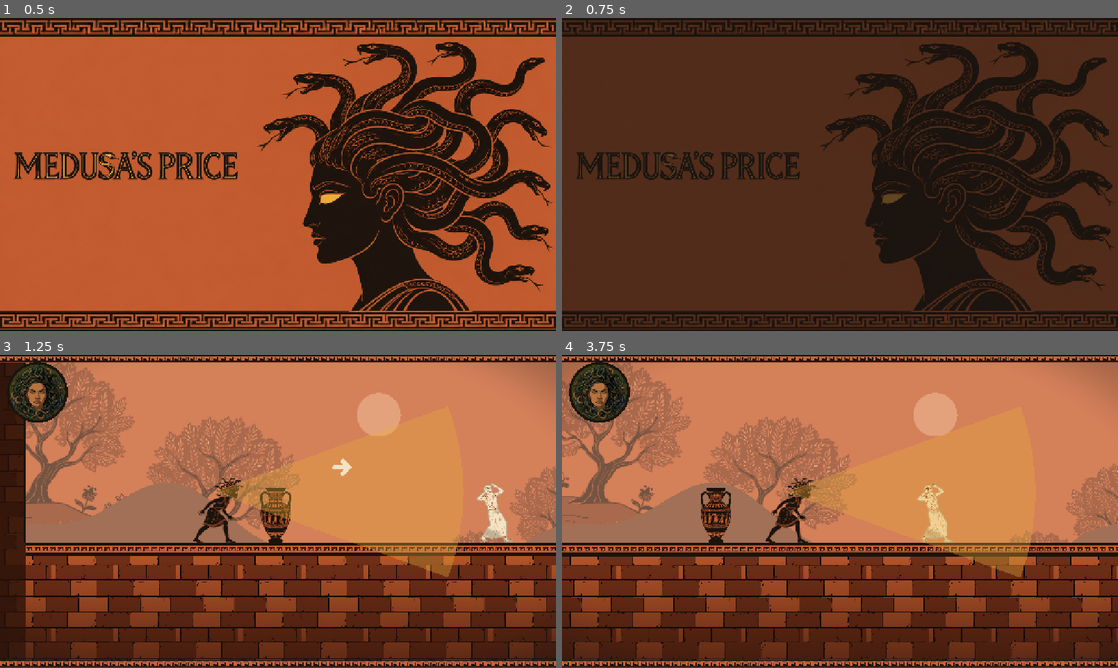
Above: before the commit, frames 1-4 (two rows, left to right).
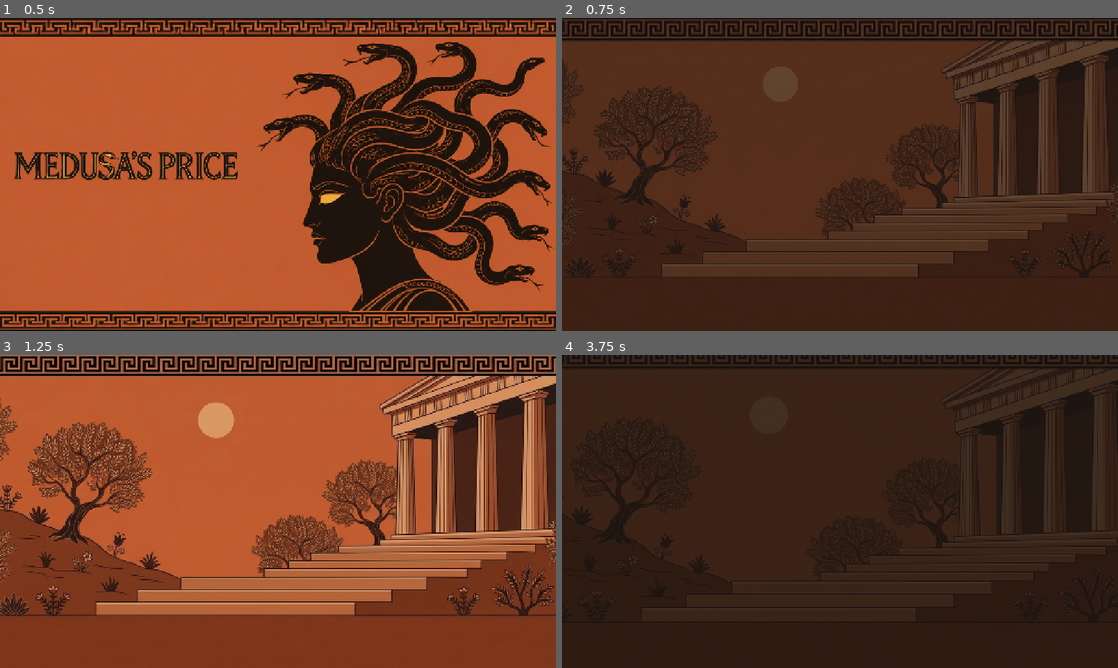
Above: after the commit, the same moments.

Repository: sphilius/medusas-price
Game: Godot game, scene res://scenes/flow/intro.tscn
Two runs of this game, one before a commit and one after it. Both use one fixed random seed, a clock stepped at 60 frames per second and the inputs below.
Inputs (mouse positions are in pixels of both pictures, inside the frame that each line leads up to):
- Up to frame 1 (0.5 s): no input
- Up to frame 2 (0.75 s): tap Enter at 0.5 s; move the mouse to (962, 158) at 0.52 s; hold D (move_right) from 0.53 s (still down); hold K (gaze) from 0.53 s (still down); click (962, 158) at 0.67 s
- Up to frame 3 (1.25 s): keep holding D (move_right); keep holding K (gaze); tap Space (jump) at 0.77, 1.07 s; tap Shift (run) at 0.8 s
- Up to frame 4 (3.75 s): release D (move_right) at 1.25 s; release K (gaze) at 1.25 s; drag from (728, 527) to (812, 574) at 1.27 s; move the mouse to (895, 442) at 2.02 s; hold D (move_right) 2.03-2.75 s; hold J (whip) 2.03-2.75 s; tap Space (jump) at 2.3 s; drag from (812, 574) to (673, 464) at 2.77 s; move the mouse to (1006, 558) at 3.52 s; hold A (move_left) from 3.53 s (still down); hold K (gaze) from 3.53 s (still down)

Frame 1 is identical in both runs. In frame 2, 34% of the frame differs, in the area x 0-100%, y 0-100%; in frame 3, 87%; in frame 4, 94%.

Commit message:
Add the wordless story reel and painted transitions between levels
After the title card: temple, the gorgon's eye, the heroes' charge, the
petrifying gaze, then the portrait aging through all five stages (the core
rule, shown not told). Skippable after 2 s. Each later level opens with its
painting rising out of the dark.

Co-Authored-By: Claude Opus 5.5 <noreply@anthropic.com>

Diff:
--- a/autoload/balance.gd
+++ b/autoload/balance.gd
@@ -130,6 +130,27 @@
 const SFX_MIX_RATE: int = 22050
 ## Music (autoload Music): stage loops by number, the extras, their scene indexes in
 ## GameFlow.ORDER, the playing and silent volumes (dB), and the crossfade time (s).
+# --- Story reel (scripts/story_reel.gd) and level transitions (GameFlow) ---
+## The panels in order: picture, seconds on screen, zoom and pan (px) at start and end,
+## and an optional sound. The portrait-aging beat follows them.
+const STORY_PANELS: Array[Dictionary] = [
+	{"path": "res://art/story/panel_1_temple.png", "seconds": 3.5, "zoom_from": 1.0, "zoom_to": 1.08, "pan_from": Vector2.ZERO, "pan_to": Vector2(-20, 0)},
+	{"path": "res://art/story/panel_2_gorgon.png", "seconds": 3.0, "zoom_from": 1.0, "zoom_to": 1.3, "pan_from": Vector2.ZERO, "pan_to": Vector2(-60, 40), "sound": "hiss"},
+	{"path": "res://art/story/panel_3_heroes.png", "seconds": 3.5, "zoom_from": 1.12, "zoom_to": 1.12, "pan_from": Vector2(60, 0), "pan_to": Vector2(-60, 0)},
+	{"path": "res://art/story/panel_4_gaze.png", "seconds": 3.5, "zoom_from": 1.15, "zoom_to": 1.0, "pan_from": Vector2.ZERO, "pan_to": Vector2.ZERO, "sound": "petrify"},
+]
+## Seconds per portrait stage in the aging beat, fade time (s), and the skip delay (s).
+const STORY_PORTRAIT_STEP_S: float = 0.9
+const STORY_FADE_S: float = 0.6
+const STORY_SKIP_AFTER: float = 2.0
+## Between levels: the painting shown before each GameFlow index, its seconds and zoom.
+const TRANSITION_PANELS: Dictionary = {
+	2: "res://art/bg/level_2_bg.png",
+	3: "res://art/bg/level_3_bg.png",
+	4: "res://art/bg/level_4_bg.png",
+}
+const TRANSITION_S: float = 2.4
+const TRANSITION_ZOOM: float = 1.08
 const MUSIC_STAGE_PATH: String = "res://audio/music/stage_%d.ogg"
 const MUSIC_BOSS_PATH: String = "res://audio/music/boss.ogg"
 const MUSIC_ENDING_PATH: String = "res://audio/music/ending.ogg"
--- a/autoload/game_flow.gd
+++ b/autoload/game_flow.gd
@@ -91,6 +91,10 @@
 	var out: Tween = create_tween()
 	out.tween_property(_fade, "modulate:a", 1.0, Balance.FADE_OUT_S)
 	await out.finished
+	# Between levels: the next level's painting rises out of the dark and drifts,
+	# then sinks back, before the level itself fades in (wordless "chapter" beat).
+	if Balance.TRANSITION_PANELS.has(index):
+		await _transition_panel(Balance.TRANSITION_PANELS[index])
 	get_tree().change_scene_to_file(ORDER[index])
 	# The new scene is in the tree a frame later.
 	await get_tree().process_frame
@@ -100,6 +104,29 @@
 	back.tween_property(_fade, "modulate:a", 0.0, Balance.FADE_IN_S)
 	await back.finished
 	_changing = false
+
+
+## Show one painting over the black fade: fade up, slow push-in, fade down. `await`
+## on the tween's `finished` signal waits for it without freezing the game.
+func _transition_panel(path: String) -> void:
+	if not ResourceLoader.exists(path):
+		return
+	var panel := TextureRect.new()
+	panel.texture = load(path)
+	panel.expand_mode = TextureRect.EXPAND_IGNORE_SIZE
+	panel.stretch_mode = TextureRect.STRETCH_KEEP_ASPECT_COVERED
+	panel.size = get_viewport().get_visible_rect().size
+	panel.pivot_offset = panel.size * 0.5
+	panel.modulate.a = 0.0
+	_fade.get_parent().add_child(panel)  # on the fade's layer, above the black
+	var drift := create_tween()
+	drift.tween_property(panel, "scale", Vector2.ONE * Balance.TRANSITION_ZOOM, Balance.TRANSITION_S)
+	var show := create_tween()
+	show.tween_property(panel, "modulate:a", 1.0, Balance.STORY_FADE_S)
+	show.tween_interval(Balance.TRANSITION_S - Balance.STORY_FADE_S * 2.0)
+	show.tween_property(panel, "modulate:a", 0.0, Balance.STORY_FADE_S)
+	await show.finished
+	panel.queue_free()
 
 
 ## Debug builds: keys 1 to 5 jump to the temple, cliffs, cave, boss and run vase.
--- a/scenes/flow/intro.tscn
+++ b/scenes/flow/intro.tscn
@@ -6,3 +6,4 @@
 script = ExtResource("1_card")
 art = "res://art/cards/title.png"
 logo = "res://art/cards/logo.png"
+play_story = true
--- a/scripts/flow_card.gd
+++ b/scripts/flow_card.gd
@@ -21,6 +21,11 @@
 ## Seconds since the card appeared.
 var _age: float = 0.0
 
+## The title card sets this in intro.tscn: the first key press plays the story reel
+## (scripts/story_reel.gd) before level 1 instead of going straight there.
+@export var play_story: bool = false
+var _story_started: bool = false
+
 
 func _ready() -> void:
 	if _add_art():
@@ -38,7 +43,14 @@
 
 ## Any key, button or touch moves on. _unhandled_input only sees input nothing else used.
 func _unhandled_input(event: InputEvent) -> void:
-	if _age < INPUT_DELAY_S or not event.is_pressed() or event.is_echo():
+	if _age < INPUT_DELAY_S or not event.is_pressed() or event.is_echo() or _story_started:
+		return
+	if play_story:
+		# Play the reel; its `finished` signal (connect) moves on to level 1.
+		_story_started = true
+		var reel := StoryReel.new()
+		reel.finished.connect(GameFlow.next_level)
+		add_child(reel)
 		return
 	GameFlow.next_level()
 
--- /dev/null
+++ b/scripts/story_reel.gd
@@ -0,0 +1,110 @@
+## story_reel.gd (built in code by flow_card.gd on the title card; not a scene)
+## Purpose: the wordless 20-second story told in panels, played after the player first
+## presses a key on the title card. Each panel fades up from black, drifts slowly (a
+## "Ken Burns" push-in or pan) and fades back to black:
+##   1 the empty temple at noon      2 the gorgon's golden eye (her snakes hiss)
+##   3 the heroes charge the steps   4 her gaze turns a soldier to stone
+##   5 the price: the portrait ages through all five stages, crackling at each step.
+## Panel 5 teaches the core rule without words: every petrification ages her portrait.
+## Jump, whip or gaze skips it after STORY_SKIP_AFTER seconds. When it ends (or is
+## skipped) it emits `finished`, and the title card moves on to level 1.
+class_name StoryReel
+extends CanvasLayer
+
+## Emitted once when the reel ends or is skipped.
+signal finished
+
+## The panel being shown (a TextureRect that is moved and scaled by tweens).
+var _panel: TextureRect = null
+var _age: float = 0.0
+var _done: bool = false
+## The running sequence (kept so a skip can stop it).
+var _sequence: Tween = null
+
+
+## Builds a black backdrop and the panel, then chains every beat into one Tween:
+## each tween_callback runs a function at its moment, tween_interval waits.
+func _ready() -> void:
+	layer = Balance.HUD_LAYER + 5  # above everything on the title card
+	process_mode = Node.PROCESS_MODE_ALWAYS
+	var black := ColorRect.new()
+	black.color = Balance.COLOR_BLACK
+	black.set_anchors_preset(Control.PRESET_FULL_RECT)
+	black.size = Vector2(1280, 720)
+	add_child(black)
+	_panel = TextureRect.new()
+	_panel.expand_mode = TextureRect.EXPAND_IGNORE_SIZE
+	_panel.stretch_mode = TextureRect.STRETCH_KEEP_ASPECT_CENTERED
+	# Anchored to the whole screen (not a fixed size), so it always fills the view.
+	_panel.set_anchors_preset(Control.PRESET_FULL_RECT)
+	add_child(_panel)
+	_sequence = create_tween()
+	for beat: Dictionary in Balance.STORY_PANELS:
+		_sequence.tween_callback(_show.bind(beat))
+		_sequence.tween_interval(float(beat["seconds"]))
+	_sequence.tween_callback(_portrait_aging)
+	_sequence.tween_interval(Balance.STORY_PORTRAIT_STEP_S * Balance.PORTRAIT_STAGE_COUNT + Balance.STORY_FADE_S)
+	_sequence.tween_callback(_finish)
+
+
+## One panel: set its picture, fade it up, drift from `from` to `to` (scale, offset in
+## px), fade it down at the end. The drift runs the whole time the panel is up.
+func _show(beat: Dictionary) -> void:
+	if not ResourceLoader.exists(beat["path"]):
+		return
+	_panel.texture = load(beat["path"])
+	_panel.pivot_offset = _panel.size * 0.5  # zoom around the middle of the screen
+	var seconds: float = beat["seconds"]
+	_panel.modulate.a = 0.0
+	_panel.scale = Vector2.ONE * float(beat["zoom_from"])
+	_panel.position = beat["pan_from"]
+	var drift := create_tween().set_parallel(true)
+	drift.tween_property(_panel, "scale", Vector2.ONE * float(beat["zoom_to"]), seconds)
+	drift.tween_property(_panel, "position", beat["pan_to"], seconds)
+	var fade := create_tween()
+	fade.tween_property(_panel, "modulate:a", 1.0, Balance.STORY_FADE_S)
+	fade.tween_interval(maxf(seconds - Balance.STORY_FADE_S * 2.0, 0.0))
+	fade.tween_property(_panel, "modulate:a", 0.0, Balance.STORY_FADE_S)
+	if beat.has("sound"):
+		Fx.play(StringName(beat["sound"]))
+
+
+## The last beat: the portrait, centred, aging stage by stage with a crack each time.
+func _portrait_aging() -> void:
+	_panel.pivot_offset = _panel.size * 0.5
+	_panel.scale = Vector2.ONE * 0.6
+	_panel.position = Vector2.ZERO
+	var fade := create_tween()
+	for stage in range(1, Balance.PORTRAIT_STAGE_COUNT + 1):
+		fade.tween_callback(func() -> void:
+			if ResourceLoader.exists(Balance.PORTRAIT_TEXTURES[stage - 1]):
+				_panel.texture = load(Balance.PORTRAIT_TEXTURES[stage - 1])
+			_panel.modulate.a = 1.0
+			if stage > 1:
+				Fx.play(&"crack_portrait", 1.0 - stage * 0.06))
+		fade.tween_interval(Balance.STORY_PORTRAIT_STEP_S)
+	fade.tween_property(_panel, "modulate:a", 0.0, Balance.STORY_FADE_S)
+
+
+## Counts how long the reel has played (for the skip delay).
+func _process(delta: float) -> void:
+	_age += delta
+
+
+## Jump, whip or gaze skips the reel once it has played for STORY_SKIP_AFTER seconds.
+func _input(event: InputEvent) -> void:
+	if _done or _age < Balance.STORY_SKIP_AFTER:
+		return
+	if event.is_action_pressed(&"jump") or event.is_action_pressed(&"whip") or event.is_action_pressed(&"gaze"):
+		get_viewport().set_input_as_handled()
+		_finish()
+
+
+## End once: stop the sequence and tell the title card (the `finished` signal).
+func _finish() -> void:
+	if _done:
+		return
+	_done = true
+	if _sequence != null:
+		_sequence.kill()
+	finished.emit()
--- a/tools/sim_levels.gd
+++ b/tools/sim_levels.gd
@@ -74,7 +74,7 @@
 	var level: LevelBase = (load("res://scenes/levels/level_1_temple.tscn") as PackedScene).instantiate()
 	add_child(level)
 	await get_tree().physics_frame
-	var victim: Statue = level.get_node("VictimStatue")
+	var victim: Statue = level.get_node("VictimPush")  # the forecourt statue (build_levels.gd)
 	_check(victim.is_in_group(&"statues") and victim.state == Statue.State.INTACT, "victim starts intact, in statues group")
 	victim.whip_hit()
 	_check(victim.state == Statue.State.CRACKED, "victim cracks on first hit")
@@ -98,7 +98,8 @@
 	_check(GameFlow.current_index == 1 and RunLedger.level == 1, "flow index and ledger level = 1")
 
 	Events.level_exit_reached.emit()
-	await get_tree().create_timer(1.5).timeout
+	# The cliffs have a painted transition panel first (Balance.TRANSITION_S).
+	await get_tree().create_timer(1.5 + Balance.TRANSITION_S).timeout
 	_check(GameFlow.current_index == 2, "exit signal moves on to the cliffs")
 	var ends: Array = RunLedger.events_of("level_end")
 	_check(ends.size() == 1 and ends[0]["data"]["name"] == "level_1_temple" and ends[0]["data"]["seconds"] >= 0.0, "level_end logged with time")
@@ -109,7 +110,7 @@
 	key.keycode = KEY_4
 	key.pressed = true
 	GameFlow._unhandled_input(key)
-	await get_tree().create_timer(1.5).timeout
+	await get_tree().create_timer(1.5 + Balance.TRANSITION_S).timeout  # the boss has a panel too
 	_check(GameFlow.current_index == 4, "key 4 skips to the boss")
 
 	# Intro resets the ledger (start_run).
--- /dev/null
+++ b/tools/story_preview.gd
@@ -0,0 +1,9 @@
+## story_preview.gd - dev-only: plays the story reel on its own so it can be recorded
+## with Godot's movie writer (--write-movie). Quits when the reel ends.
+extends Node
+
+
+func _ready() -> void:
+	var reel := StoryReel.new()
+	reel.finished.connect(get_tree().quit)
+	add_child(reel)
--- /dev/null
+++ b/tools/story_preview.tscn
@@ -0,0 +1,6 @@
+[gd_scene format=3]
+
+[ext_resource type="Script" path="res://tools/story_preview.gd" id="1"]
+
+[node name="StoryPreview" type="Node"]
+script = ExtResource("1")
Binary file added: art/story/panel_1_temple.png
Not shown, added: art/story/panel_1_temple.png.import
Binary file added: art/story/panel_2_gorgon.png
Not shown, added: art/story/panel_2_gorgon.png.import
Binary file added: art/story/panel_3_heroes.png
Not shown, added: art/story/panel_3_heroes.png.import
Binary file added: art/story/panel_4_gaze.png
Not shown, added: art/story/panel_4_gaze.png.import
